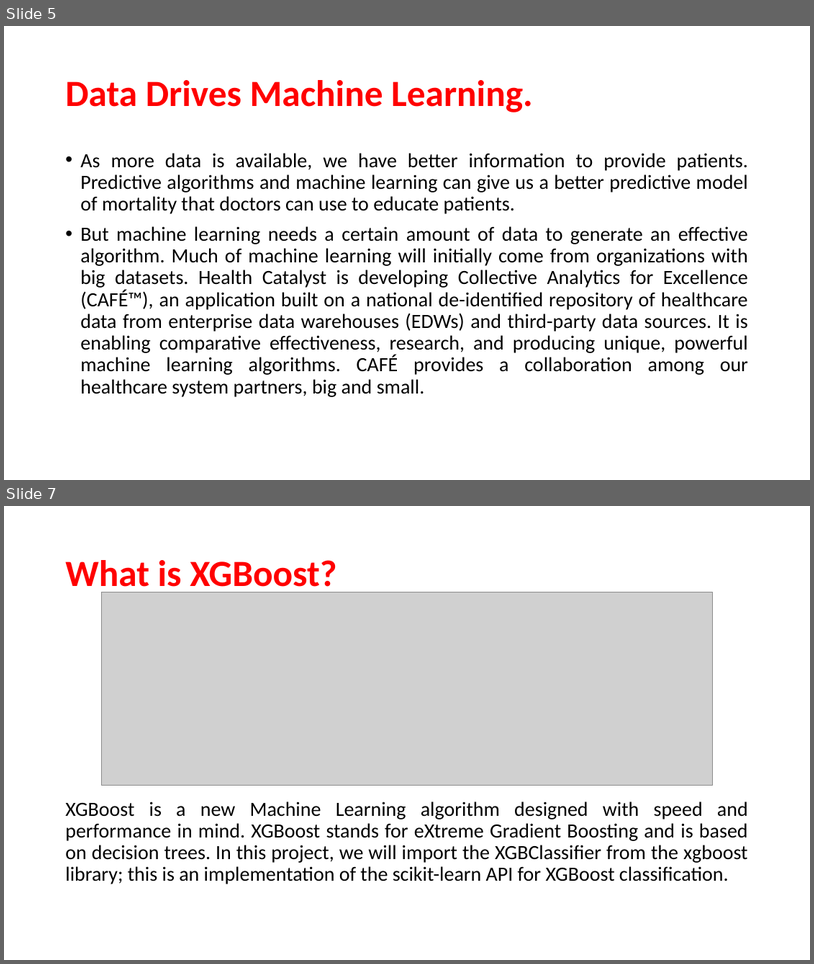
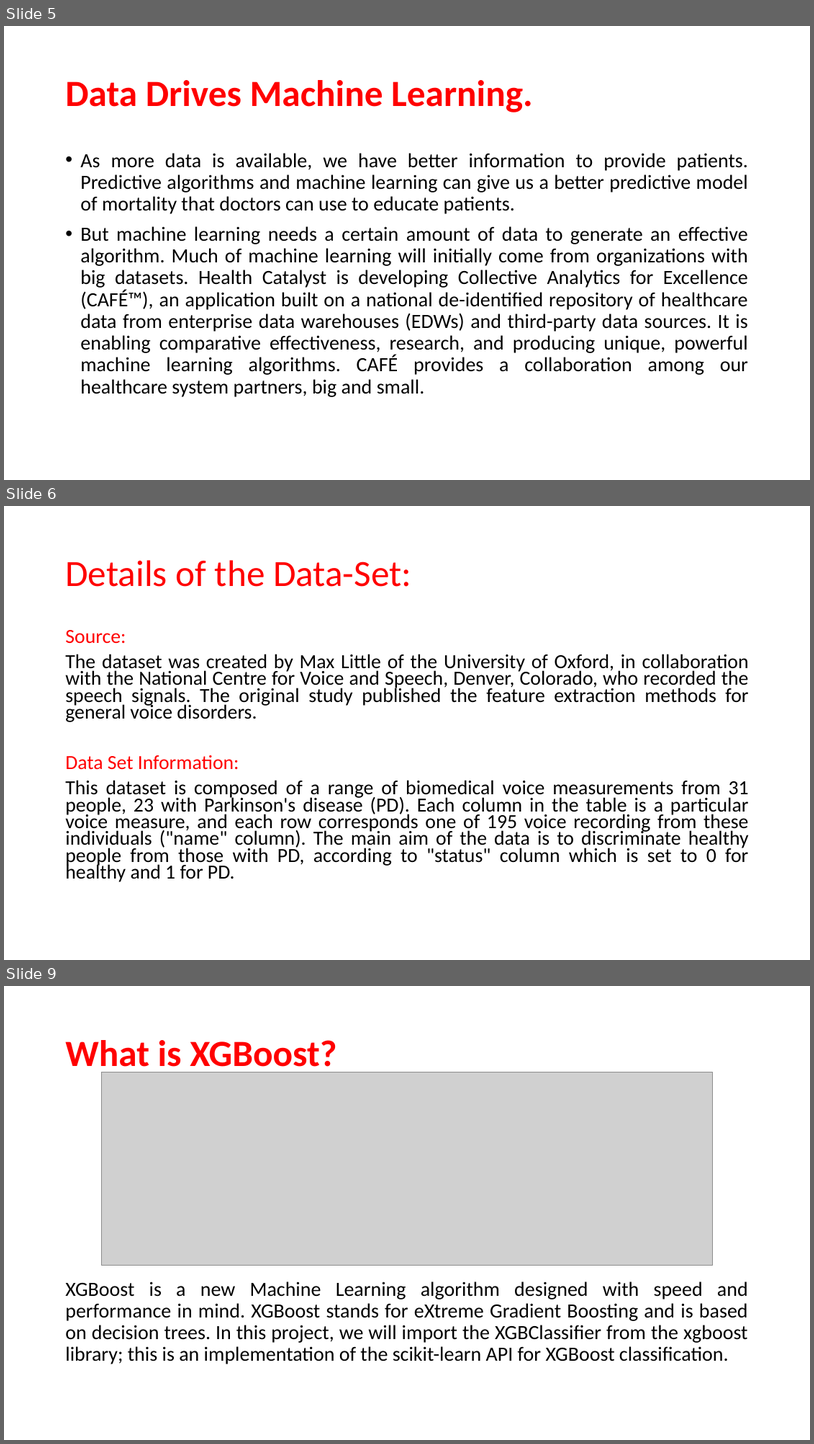
Before and after one commit to scorpiocodes/ParkinsonDiseaseDetection, a slide deck: Presentation/Parkinson’s Disease Detection.pptx. Shown one above the other, each under a label of ours: slides 5 and 7 before the commit, slides 5, 6 and 9 after it; the slides between them are not shown. The pictures are 814x964 and 814x1444 pixels, drawn with LibreOffice and Linux fonts; fonts in the diff are those of the drawing; grey boxes stand for pictures. Boxes give left, top, right and bottom in pixels: in the first picture for what was removed or moved away, otherwise in the second. Text is boxed around its words. In the diff, an @@ line names an element or a change of style, - is before the commit and + after.

```diff
--- a/Presentation/Parkinson’s Disease Detection.pptx
+++ b/Presentation/Parkinson’s Disease Detection.pptx
@@ slide 6 added at <box>4,506,810,960</box>, background #FFFFFF @@
@@ title added at <box>65,560,412,587</box>, 44 pt, text #FF0000 @@
+Details of the Data-Set:
@@ text added at <box>65,630,749,882</box>, 23.8 pt, text #000000 @@
+Source:
+The dataset was created by Max Little of the University of Oxford, in collaboration with the National Centre for Voice and Speech, Denver, Colorado, who recorded the speech signals. The original study published the feature extraction methods for general voice disorders.
+Data Set Information:
+This dataset is composed of a range of biomedical voice measurements from 31 people, 23 with Parkinson's disease (PD). Each column in the table is a particular voice measure, and each row corresponds one of 195 voice recording from these individuals ("name" column). The main aim of the data is to discriminate healthy people from those with PD, according to "status" column which is set to 0 for healthy and 1 for PD.
@@ what was slide 7 is now slide 9 @@
```
Also in this commit, not shown: 1 slide changed, 2 other slides added, 1 other file.
